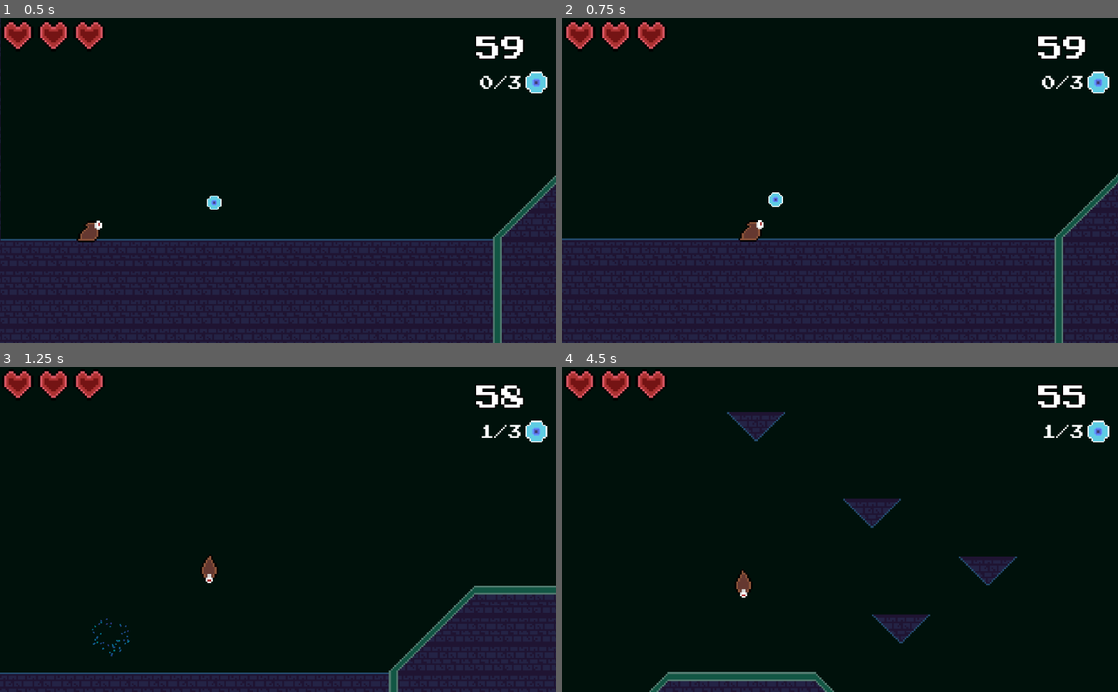
Above: before the commit, frames 1-4 (two rows, left to right).
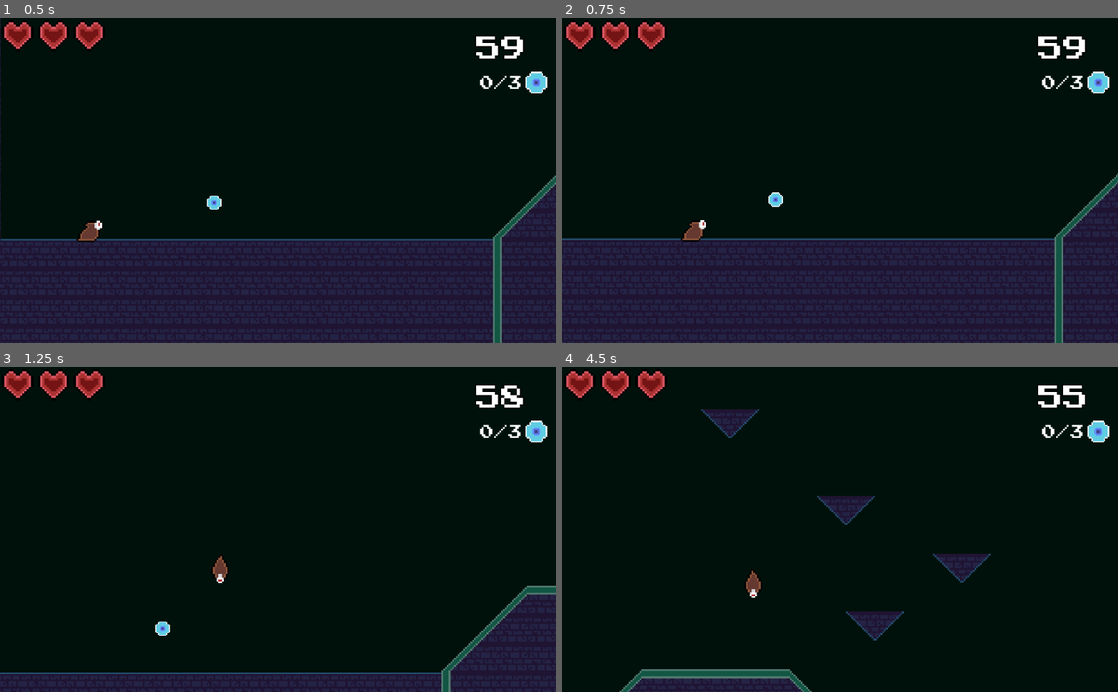
Above: after the commit, the same moments.

Repository: Shoter99/GameJamFirst
Game: Godot game, scene res://levels/Level1.tscn
The game is run twice, just before and just after one commit, with the same random seed, the same clock (stepped at 60 frames per second) and the same inputs. This scene is started directly instead of the project's main scene.
Inputs (mouse positions are in pixels of both pictures, inside the frame that each line leads up to):
- Up to frame 1 (0.5 s): no input
- Up to frame 2 (0.75 s): move the mouse to (962, 164) at 0.52 s; hold Right (move_right) from 0.53 s (still down); hold Shift (Slide) from 0.53 s (still down)
- Up to frame 3 (1.25 s): keep holding Right (move_right); keep holding Shift (Slide); tap Space (jump) at 0.77 s
- Up to frame 4 (4.5 s): move the mouse to (728, 545) at 1.27 s; release Shift (Slide) at 1.28 s; click (728, 545) at 1.35 s; tap Space (jump) at 1.52, 3.02, 3.77 s; move the mouse to (895, 458) at 2.02 s; release Right (move_right) at 2.03 s; hold Left (move_left) 2.03-2.78 s; tap F (fire) at 2.1 s; move the mouse to (812, 594) at 2.77 s; hold Right (move_right) 2.78-4.28 s; right-click (812, 594) at 2.85 s; move the mouse to (1006, 578) at 3.52 s; tap Down (release) at 3.6 s; move the mouse to (673, 480) at 4.27 s; hold Left (move_left) from 4.28 s (still down); tap Shift (Slide) at 4.35 s

Frame 1 is identical in both runs. In frame 2, 0.4% of the frame differs, in the area x 21-37%, y 62-69%; in frame 3, 3.7%; in frame 4, 4.8%, in the area x 10-89%, y 13-100%.

Commit message:
Improved movement

Diff:
--- a/Player/MovementScript.gd
+++ b/Player/MovementScript.gd
@@ -11,6 +11,7 @@
 var isInAir : bool = false
 var isDead : bool = false
 var isInWater : bool = false
+var accelerating : bool = false
 var canSwim: bool = false
 var velocity: Vector2 = Vector2()
 var snapVector: Vector2 = Vector2.DOWN * 6
@@ -67,15 +68,25 @@
 				if Input.is_action_pressed("move_right") and velocity.x <= speed:
 					get_node("Sprite").set_flip_h(false)
 					if velocity.x < speed:
-						#velocity.x += 1000 * delta
-						velocity.x = speed
+						if velocity.x > 0:
+							velocity.x += 1000 * delta
+						else:
+							velocity.x += 2500 * delta
+						#velocity.x = speed
+						accelerating = true
 				elif Input.is_action_pressed("move_left") and velocity.x >= -speed:
 					get_node("Sprite").set_flip_h(true)
 					if velocity.x > -speed:
-						#velocity.x -= 1000*delta
-						velocity.x = -speed
+						if velocity.x < 0:
+							velocity.x -= 1000*delta
+						else:
+							velocity.x -= 2500*delta
+						#velocity.x = -speed
+						accelerating = true
 				elif velocity.x >= -speed/4 and velocity.x <= speed/4:
 					velocity.x = 0
+				else:
+					accelerating = false
 				if Input.is_action_pressed("Slide") and is_on_floor():
 					if velocity.x == speed:
 						isSliding = true
@@ -129,12 +140,12 @@
 		else:
 			velocity.y += gravity * delta
 	get_input(delta)
-	if isSliding or is_on_floor() == false:
+	if (isSliding or is_on_floor() == false) and accelerating == false:
 		if velocity.x > 0:
 			velocity.x -= 400 * delta
 		elif velocity.x < 0:
 			velocity.x += 400 * delta
-	else:
+	elif accelerating == false:
 		if is_on_floor():
 			if velocity.x > 0:
 				velocity.x -= 600 * delta
